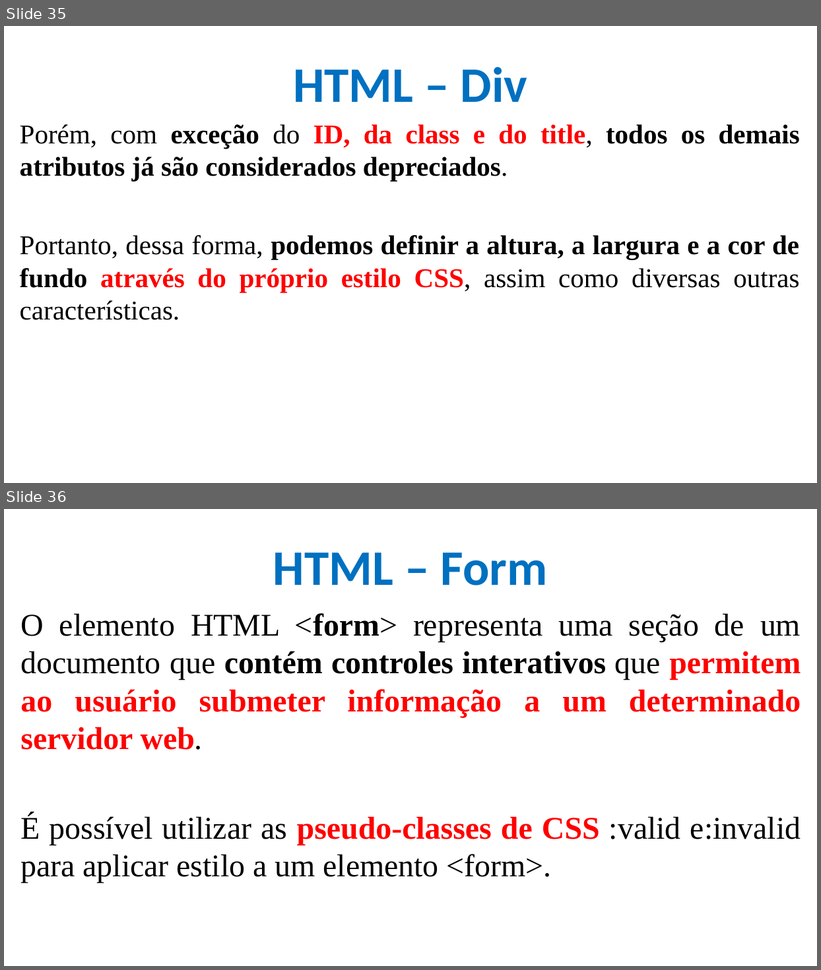
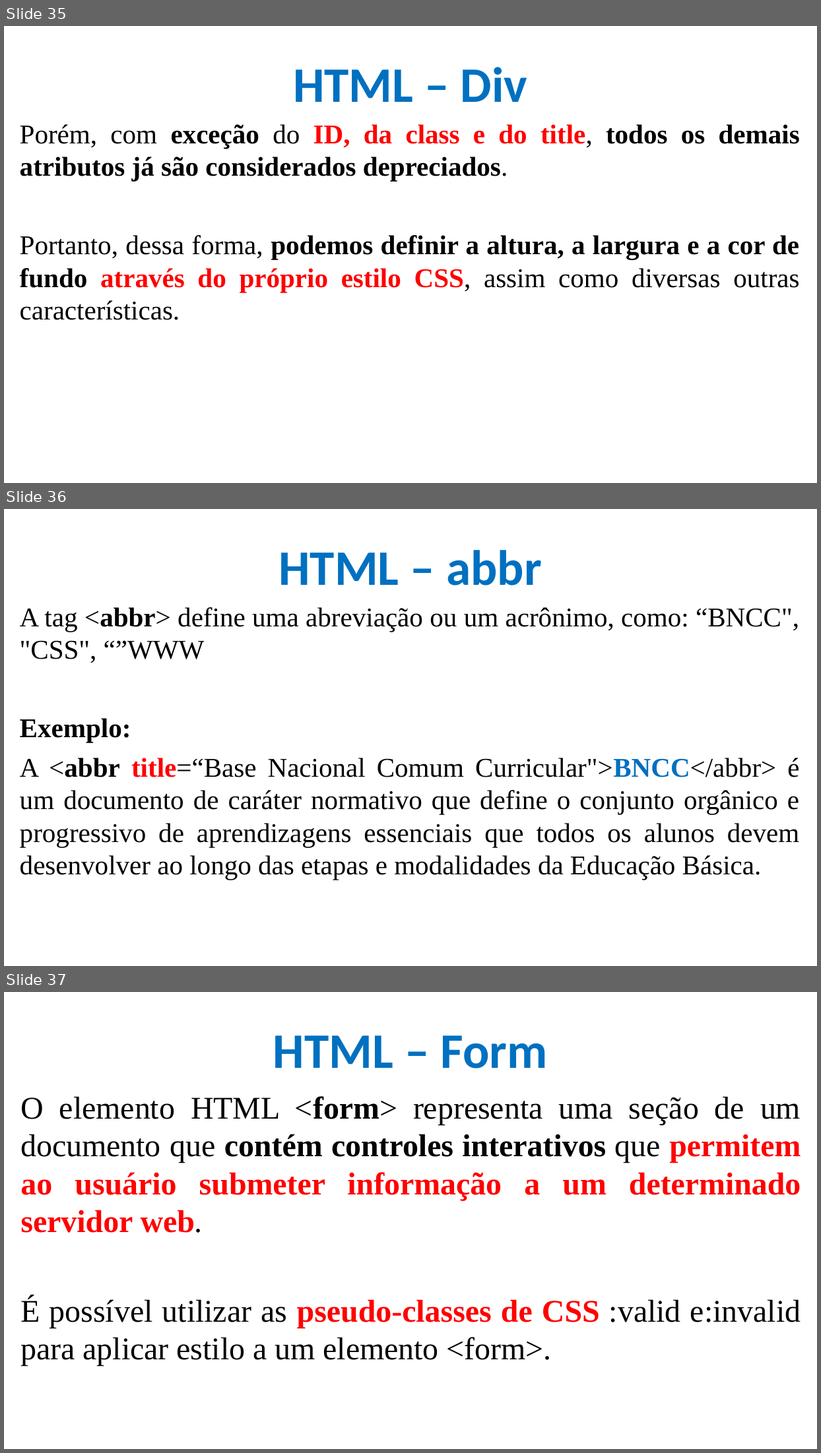
Before and after one commit to CloudEducationBrazil/WydenDesenvolvimentoWebPHP, a slide deck: 01 Classes/Aula 04 Desenvolvimento Web - HTML.pptx. Shown one above the other, each under a label of ours: slides 35 and 36 before the commit, slides 35, 36 and 37 after it. The pictures are 821x970 and 821x1453 pixels, drawn with LibreOffice and Linux fonts; fonts in the diff are those of the drawing; background and template pictures are left out. Boxes give left, top, right and bottom in pixels: in the first picture for what was removed or moved away, otherwise in the second. Text is boxed around its words. In the diff, an @@ line names an element or a change of style, - is before the commit and + after.

Commit message:
tag abbr aula 04

```diff
--- a/01 Classes/Aula 04 Desenvolvimento Web - HTML.pptx
+++ b/01 Classes/Aula 04 Desenvolvimento Web - HTML.pptx
@@ slide 36 added at box(4, 509, 817, 966), background picture (left out) @@
@@ title added at box(279, 550, 542, 586), 44 pt, text #0070C0, bold @@
+HTML – abbr
@@ text added at box(20, 607, 799, 880), 24 pt, text #000000 @@
+A tag <abbr> define uma abreviação ou um acrônimo, como: “BNCC", "CSS", “”WWW
+Exemplo:
+A <abbr title=“Base Nacional Comum Curricular">BNCC</abbr> é um documento de caráter normativo que define o conjunto orgânico e progressivo de aprendizagens essenciais que todos os alunos devem desenvolver ao longo das etapas e modalidades da Educação Básica.
@@ what was slide 36 is now slide 37 @@
```
